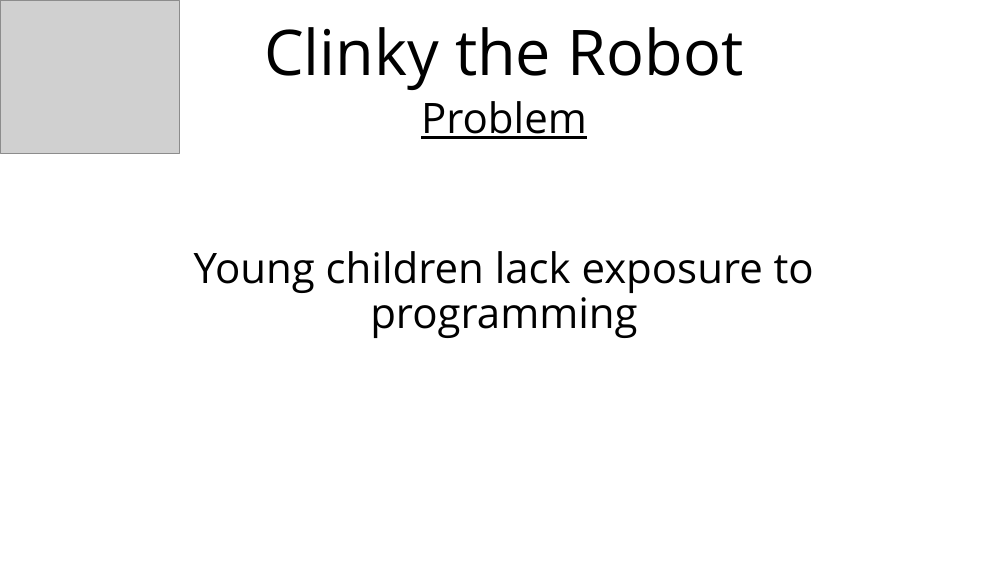
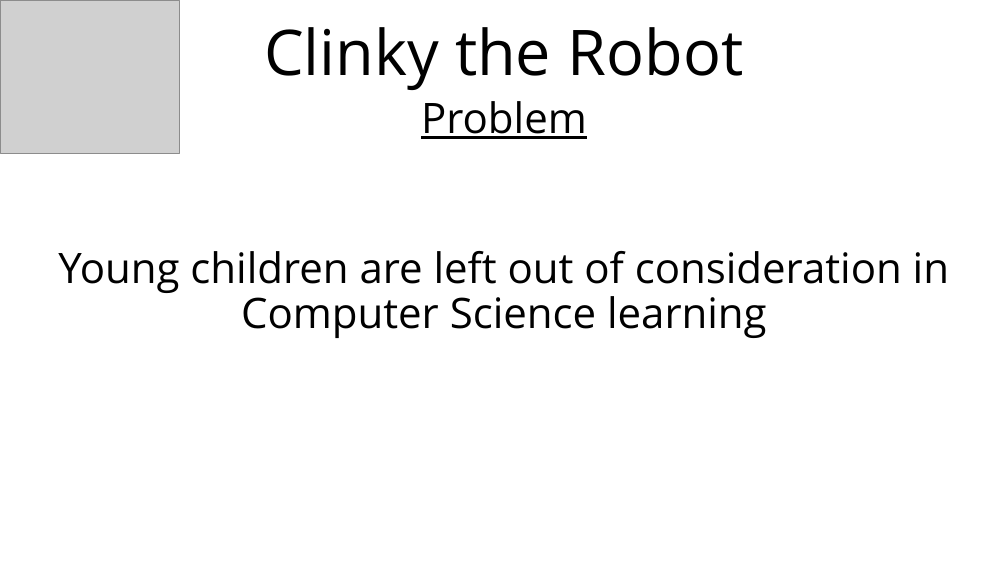
Before and after one commit to heypano/Capstone, a slide deck: slide 2 of HCIM Capstone Project.pptx. Drawn at 1008x567 pixels with LibreOffice and Linux fonts; fonts in the diff are those of the drawing; grey boxes stand for pictures. Boxes give left, top, right and bottom in pixels: in the first picture for what was removed or moved away, otherwise in the second. Text is boxed around its words. In the diff, an @@ line names an element or a change of style, - is before the commit and + after.

Commit message:
Presentation

```diff
--- a/HCIM Capstone Project.pptx
+++ b/HCIM Capstone Project.pptx
@@ text at (58, 251, 949, 338): text changed @@
-Young children lack exposure to programming
+Young children are left out of consideration in Computer Science learning
```
Also in this commit, not shown: 1 other file.
